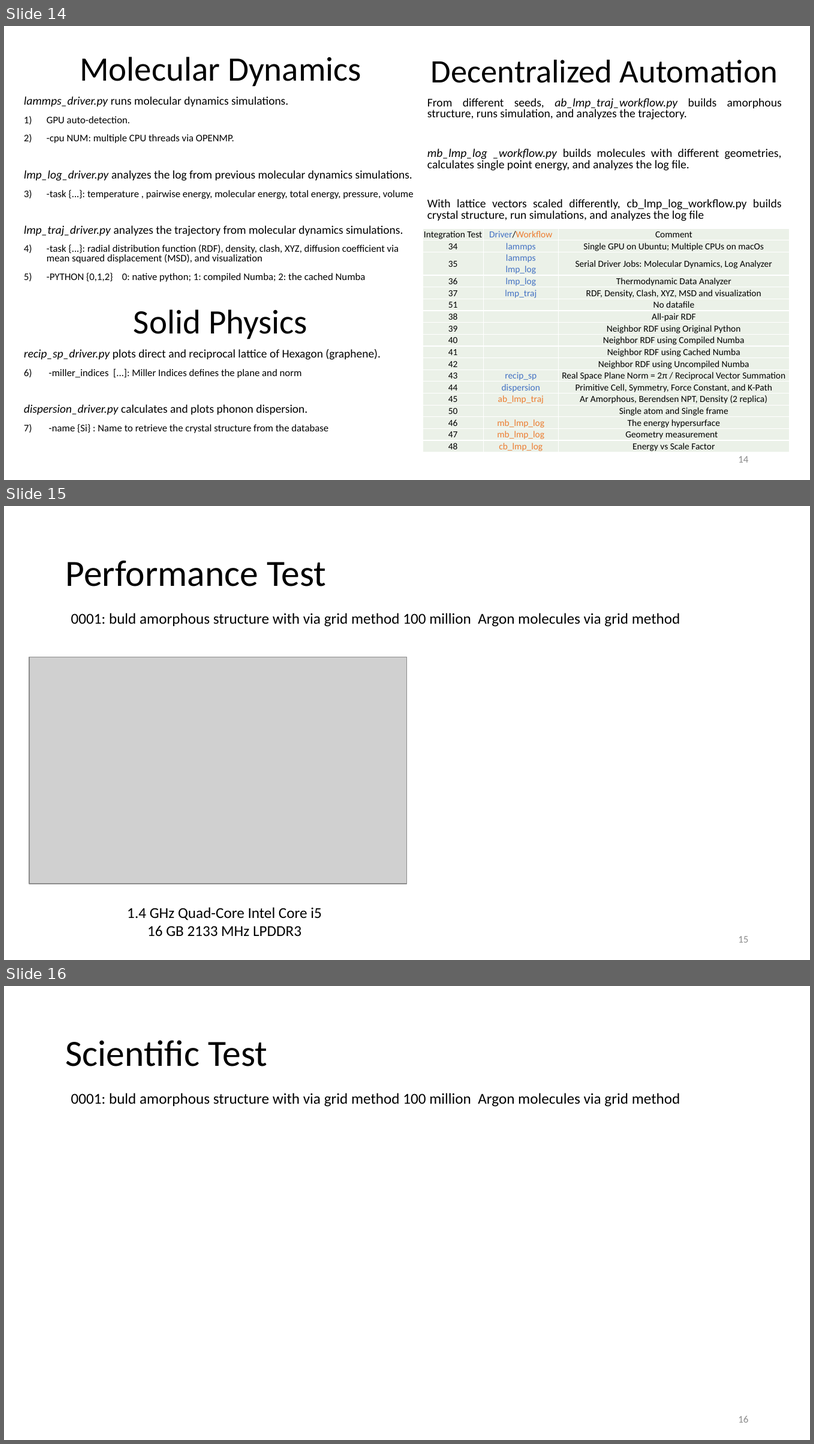
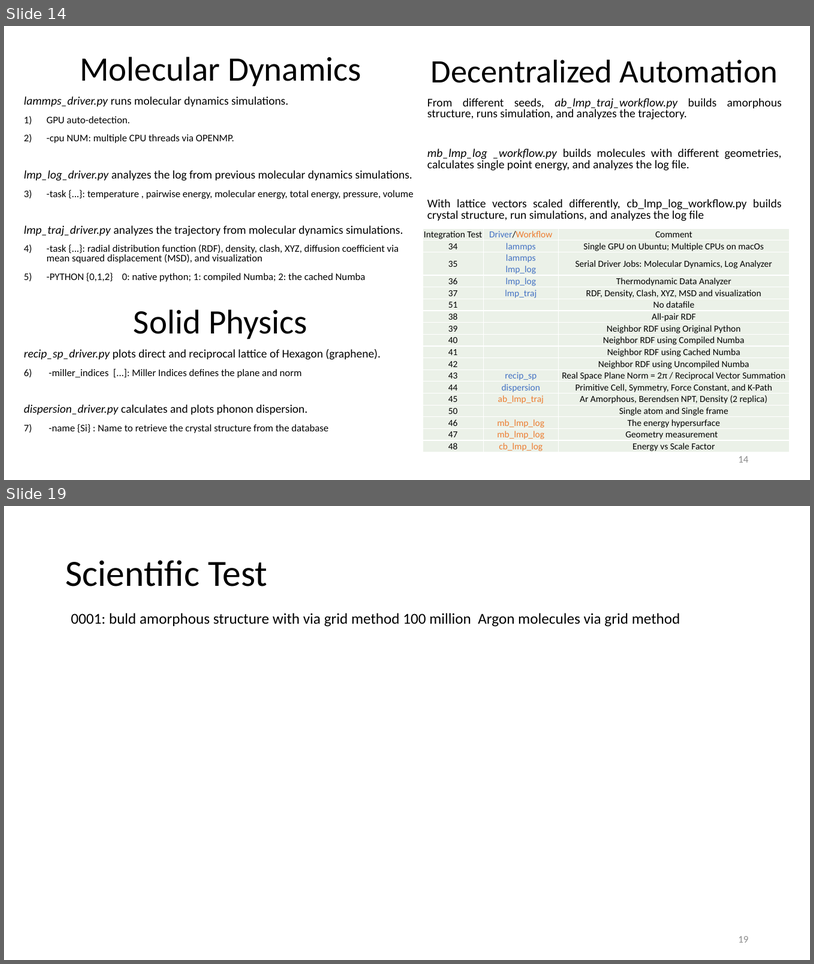
Before and after one commit to zhteg4pvt/nemd, a slide deck: docs/power_point/nemd.pptx. Shown one above the other, each under a label of ours: slides 14, 15 and 16 before the commit, slides 14 and 19 after it; the slides between them are not shown. The pictures are 814x1444 and 814x964 pixels, drawn with LibreOffice and Linux fonts; fonts in the diff are those of the drawing; grey boxes stand for pictures. Boxes give left, top, right and bottom in pixels: in the first picture for what was removed or moved away, otherwise in the second. Text is boxed around its words. In the diff, an @@ line names an element or a change of style, - is before the commit and + after.

```diff
--- a/docs/power_point/nemd.pptx
+++ b/docs/power_point/nemd.pptx
@@ slide 15 removed at (x1=4, y1=506, x2=810, y2=960), background #FFFFFF @@
@@ title removed at (x1=65, y1=560, x2=326, y2=586) @@
-Performance Test
@@ text removed at (x1=71, y1=613, x2=681, y2=627) @@
-0001: buld amorphous structure with via grid method 100 million Argon molecules via grid method
@@ picture removed at (x1=29, y1=657, x2=408, y2=883) @@
@@ text removed at (x1=127, y1=907, x2=321, y2=936) @@
-1.4 GHz Quad-Core Intel Core i5
-16 GB 2133 MHz LPDDR3
@@ page number removed at (x1=738, y1=936, x2=749, y2=942) @@
-15
@@ what was slide 16 is now slide 19 @@
@@ page number at (x1=738, y1=936, x2=749, y2=942): text changed @@
-16
+19
```
Also in this commit, not shown: 4 slides added.
